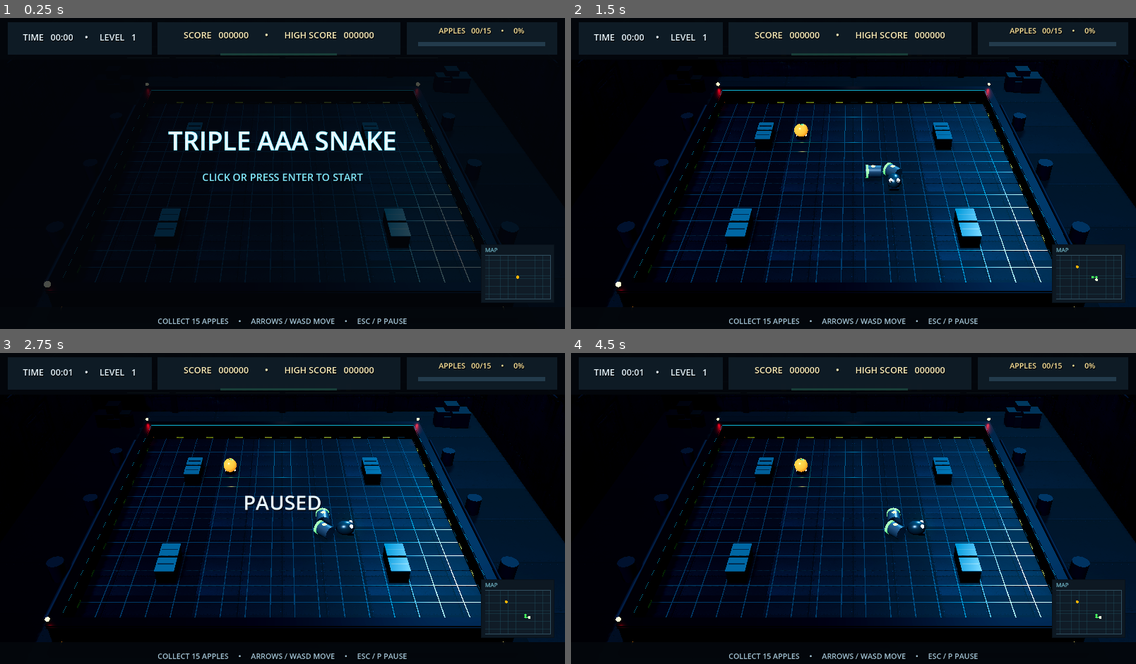
Above: before the commit, frames 1-4 (two rows, left to right).
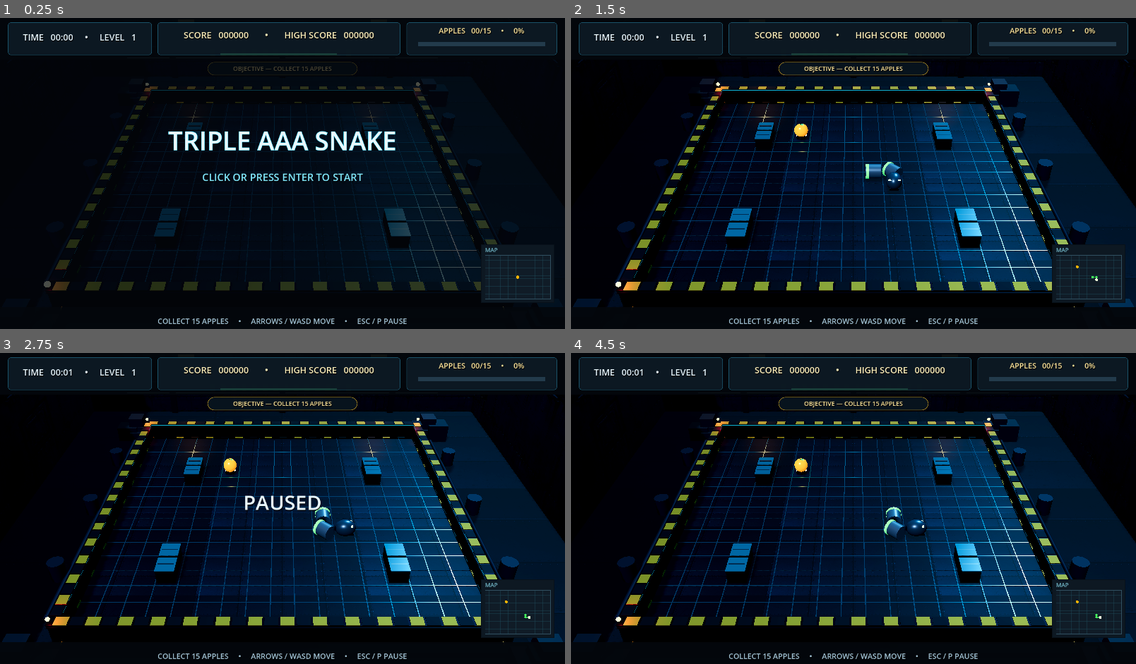
Above: after the commit, the same moments.

Repository: ADD-Attack/Cadre
Game: Godot game, scene res://main.tscn
Two runs of this game, one before a commit and one after it. Both use one fixed random seed, a clock stepped at 60 frames per second and the inputs below.
Inputs (mouse positions are in pixels of both pictures, inside the frame that each line leads up to):
- Up to frame 1 (0.25 s): no input
- Up to frame 2 (1.5 s): tap Enter at 0.5, 0.6 s; move the mouse to (977, 161) at 0.52 s; hold Right 0.53-1.28 s; click (977, 161) at 0.67 s; move the mouse to (740, 192) at 1.27 s; hold Down from 1.28 s (still down); tap Keypad Enter at 1.35 s
- Up to frame 3 (2.75 s): move the mouse to (339, 443) at 2.02 s; release Down at 2.03 s; hold Right from 2.03 s (still down); tap P at 2.1 s
- Up to frame 4 (4.5 s): tap Space at 2.75, 4.25 s; move the mouse to (825, 573) at 2.77 s; release Right at 2.78 s; hold Up 2.78-3.53 s; tap Enter at 2.85, 3.5 s; click (825, 573) at 2.92 s; move the mouse to (1023, 558) at 3.52 s; hold Left from 3.53 s (still down); tap Keypad Enter at 3.6 s; move the mouse to (684, 464) at 4.27 s; tap P at 4.35 s

The runs differ from the first frame. In frame 1, 2.5% of the frame differs, in the area x 1-99%, y 1-88%; in frame 2, 4.3%; in frame 3, 4.3%, in the area x 0-100%, y 1-93%; in frame 4, 4.3%.

Commit message:
Apply producer-verified Snake Wave E build

Diff:
--- a/snake-aaa/main.gd
+++ b/snake-aaa/main.gd
@@ -41,6 +41,7 @@
 var score_high_label: Label
 var apples_label: Label
 var combo_label: Label
+var combo_badge: Panel
 var combo_bar_fill: ColorRect
 var progress_fill: ColorRect
 var apple_fruit: MeshInstance3D
@@ -233,8 +234,22 @@
 		_add_mesh(arena_root, _box(Vector3(TILE * 0.84, 0.045, TILE * 0.84)), pos + Vector3(0, 0.86, 0), _glow_material(Color("#266580"), 0.55))
 		_add_mesh(arena_root, _box(Vector3(TILE * 0.7, 0.04, 0.08)), pos + Vector3(0, 0.88, 0), _material(Color("#536c79"), 0.7, 0.25))
 
+	_add_hazard_stripes(span)
 	_build_industrial_details(span)
 	_build_dressing_clusters()
+
+
+func _add_hazard_stripes(span: float) -> void:
+	var stripe_colors := [_material(Color("#b98a1f"), 0.35, 0.6), _material(Color("#11161d"), 0.4, 0.6)]
+	var half := span * 0.5 + 0.03
+	var i := 0
+	var x := -span * 0.5 + 0.35
+	while x < span * 0.5:
+		for edge in [-1, 1]:
+			_add_mesh(arena_root, _box(Vector3(0.62, 0.03, 0.5)), Vector3(x, 1.175, edge * half), stripe_colors[i % 2])
+			_add_mesh(arena_root, _box(Vector3(0.5, 0.03, 0.62)), Vector3(edge * half, 1.175, x), stripe_colors[i % 2])
+		x += 0.72
+		i += 1
 
 
 func _add_frame_trim(width: float, depth: float, base_pos: Vector3) -> void:
@@ -312,6 +327,14 @@
 	left_room_wash.light_energy = 0.35
 	left_room_wash.omni_range = 26.0
 	arena_root.add_child(left_room_wash)
+	for px in [-8.0, 8.0]:
+		_add_mesh(arena_root, _box(Vector3(1.3, 0.32, 0.18)), Vector3(px, 4.2, -16.6), _glow_material(Color("#ff9a3c"), 1.15))
+		var practical := OmniLight3D.new()
+		practical.position = Vector3(px, 4.2, -15.4)
+		practical.light_color = Color("#ff9a3c")
+		practical.light_energy = 1.0
+		practical.omni_range = 13.0
+		arena_root.add_child(practical)
 	# Alternating hazard-stripe panel on the back wall, kept intentionally dim.
 	for i in range(28):
 		var stripe := _box(Vector3(0.42, 0.9, 0.035))
@@ -358,7 +381,7 @@
 
 
 func _build_dressing_clusters() -> void:
-	var cluster_centers := [Vector2(-14.0, 14.0), Vector2(14.0, 14.0), Vector2(-14.0, -14.0), Vector2(14.0, -14.0)]
+	var cluster_centers := [Vector2(-11.5, 11.5), Vector2(11.5, 11.5), Vector2(-11.5, -11.5), Vector2(11.5, -11.5)]
 	var crate_tints := [Color("#262e37"), Color("#2c333b"), Color("#232a33")]
 	var floor_y := -0.82
 	for cluster_index in range(cluster_centers.size()):
@@ -407,8 +430,30 @@
 	hud_layer.add_child(time_level_label)
 	score_high_label = _label("SCORE 000000    •    HIGH 000000", 20, Color("#fff0bb"), Vector2(372, 20), Vector2(520, 36), HORIZONTAL_ALIGNMENT_CENTER)
 	hud_layer.add_child(score_high_label)
+	combo_badge = Panel.new()
+	combo_badge.position = Vector2(499, 50)
+	combo_badge.size = Vector2(266, 30)
+	var badge_style := StyleBoxFlat.new()
+	badge_style.bg_color = Color(0.05, 0.17, 0.11, 0.95)
+	badge_style.border_color = Color("#2fae62")
+	badge_style.set_border_width_all(1)
+	badge_style.set_corner_radius_all(15)
+	combo_badge.add_theme_stylebox_override("panel", badge_style)
+	hud_layer.add_child(combo_badge)
 	combo_label = _label("COMBO x2  •  4.0s", 17, Color("#7dffb6"), Vector2(372, 53), Vector2(520, 25), HORIZONTAL_ALIGNMENT_CENTER)
 	hud_layer.add_child(combo_label)
+	var pill := Panel.new()
+	pill.position = Vector2(470, 100)
+	pill.size = Vector2(340, 30)
+	var pill_style := StyleBoxFlat.new()
+	pill_style.bg_color = Color(0.03, 0.08, 0.12, 0.92)
+	pill_style.border_color = Color("#c9a227")
+	pill_style.set_border_width_all(1)
+	pill_style.set_corner_radius_all(15)
+	pill.add_theme_stylebox_override("panel", pill_style)
+	hud_layer.add_child(pill)
+	var pill_label := _label("OBJECTIVE — COLLECT 15 APPLES", 14, Color("#ffe59a"), Vector2(470, 104), Vector2(340, 22), HORIZONTAL_ALIGNMENT_CENTER)
+	hud_layer.add_child(pill_label)
 	hud_label = score_high_label # Preserve the Wave 1 public HUD reference.
 	var apple_text := _label("APPLES 00/15   •   0%", 17, Color("#ffe59a"), Vector2(936, 14), Vector2(310, 28), HORIZONTAL_ALIGNMENT_CENTER)
 	hud_layer.add_child(apple_text)
@@ -502,11 +547,16 @@
 				draw_circle(pos, 2.6, Color("#46FF5E"))
 
 
-func _panel(pos: Vector2, size: Vector2) -> ColorRect:
-	var panel := ColorRect.new()
+func _panel(pos: Vector2, size: Vector2) -> Panel:
+	var panel := Panel.new()
 	panel.position = pos
 	panel.size = size
-	panel.color = Color(0.06, 0.11, 0.15, 0.94)
+	var style := StyleBoxFlat.new()
+	style.bg_color = Color(0.05, 0.10, 0.14, 0.95)
+	style.border_color = Color("#1d5b74")
+	style.set_border_width_all(1)
+	style.set_corner_radius_all(6)
+	panel.add_theme_stylebox_override("panel", style)
 	return panel
 
 func _start_game() -> void:
@@ -662,8 +712,8 @@
 		var is_head := i == 0
 		if is_head:
 			var head_mesh := SphereMesh.new()
-			head_mesh.radius = 0.42
-			head_mesh.height = 0.84
+			head_mesh.radius = 0.48
+			head_mesh.height = 0.96
 			var head_material := _material(Color("#5a6e82"), 0.6, 0.34)
 			var head := _add_mesh(snake_root, head_mesh, at + Vector3(0, 0.54, 0), head_material)
 			var head_axis := Vector3(direction.x, 0, direction.y).normalized()
@@ -677,9 +727,10 @@
 			var jaw := _add_mesh(snake_root, jaw_mesh, at + Vector3(0, 0.25, 0) + forward * 0.31, _material(Color("#263544"), 0.75, 0.36))
 			jaw.rotation.y = atan2(direction.x, direction.y)
 			for sign in [-1.0, 1.0]:
-				var eye_pos: Vector3 = at + Vector3(0, 0.79, 0) + forward * 0.31 + side * 0.2 * sign
-				_sphere(snake_root, eye_pos, 0.12, _glow_material(Color("#7CFF6B"), 3.0))
-				_sphere(snake_root, eye_pos + forward * 0.075, 0.055, _material(Color("#0c1714"), 0.5, 0.25))
+				var eye_pos: Vector3 = at + Vector3(0, 0.82, 0) + forward * 0.33 + side * 0.21 * sign
+				var eye := _sphere(snake_root, eye_pos, 0.115, _glow_material(Color("#00e065"), 1.35))
+				eye.scale = Vector3(1.5, 0.42, 0.8)
+				eye.rotation.y = atan2(direction.x, direction.y)
 		else:
 			var prev_cell: Vector2i = snake[maxi(0, i - 1)]
 			var next_cell: Vector2i = snake[mini(snake.size() - 1, i + 1)]
@@ -687,8 +738,8 @@
 			if tangent.length_squared() < 0.5:
 				tangent = Vector3(direction.x, 0, direction.y).normalized()
 			var cylinder := CylinderMesh.new()
-			cylinder.top_radius = 0.39
-			cylinder.bottom_radius = 0.39
+			cylinder.top_radius = 0.44
+			cylinder.bottom_radius = 0.44
 			cylinder.height = 0.93
 			cylinder.radial_segments = 16
 			var body_material := _material(Color("#74879c"), 0.55, 0.38)
@@ -698,9 +749,9 @@
 			var body := _add_mesh(snake_root, cylinder, at + Vector3(0, 0.4, 0), body_material)
 			body.basis = Basis(Quaternion(Vector3.UP, tangent))
 			var ring := CylinderMesh.new()
-			ring.top_radius = 0.415
-			ring.bottom_radius = 0.415
-			ring.height = 0.16
+			ring.top_radius = 0.465
+			ring.bottom_radius = 0.465
+			ring.height = 0.18
 			ring.radial_segments = 16
 			var ring_node := _add_mesh(snake_root, ring, at + Vector3(0, 0.4, 0) - tangent * (TILE * 0.30), _glow_material(Color("#00C864"), 1.0))
 			ring_node.basis = Basis(Quaternion(Vector3.UP, tangent))
@@ -742,6 +793,7 @@
 	progress_fill.size.x = 288.0 * float(apples) / float(APPLES_TO_LEVEL)
 	var remaining := maxf(0.0, 4.0 - (elapsed - last_apple_time))
 	combo_label.visible = state == "playing" and combo >= 2 and remaining > 0.0
+	combo_badge.visible = combo_label.visible
 	combo_bar_fill.visible = combo_label.visible
 	combo_label.text = "COMBO  x%d     •     %.1fs" % [combo, remaining]
 	combo_bar_fill.size.x = 264.0 * remaining / 4.0
Not shown, changed: snake-aaa/build/web/index.html
Not shown, changed: snake-aaa/build/web/index.pck
